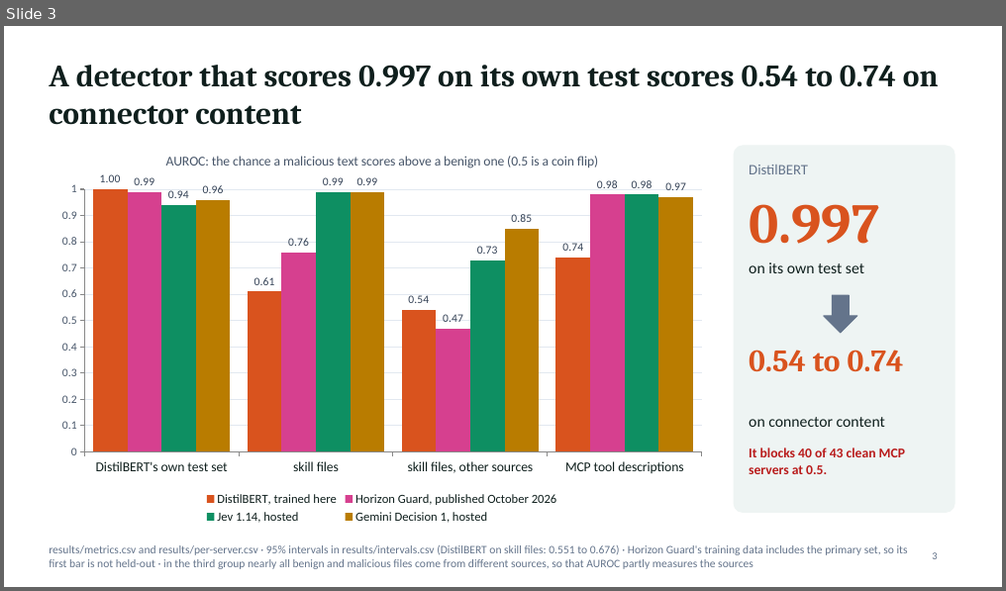
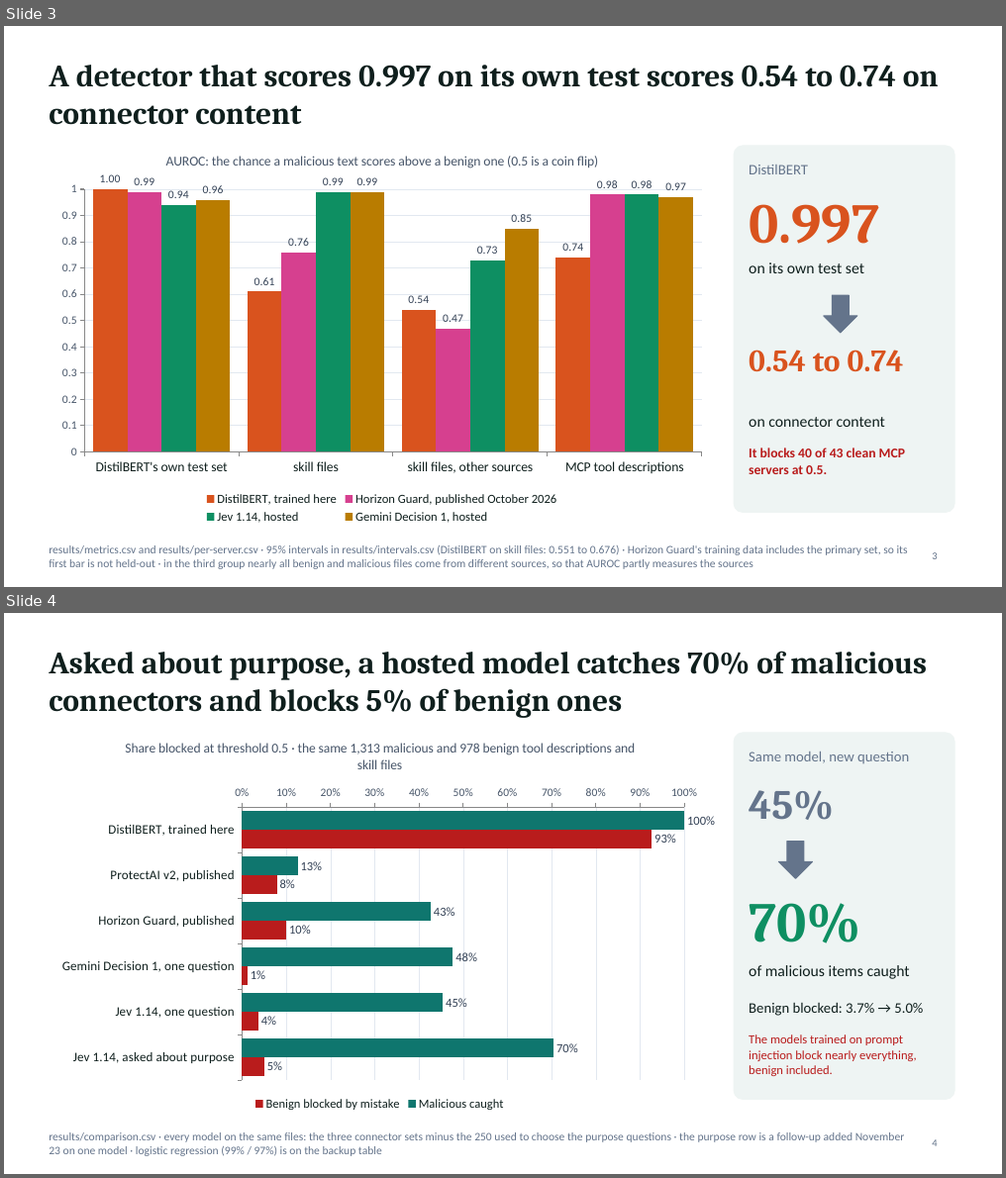
Before and after one commit to jonasneves/connector-gate, a slide deck: slides.pptx. Shown one above the other, each under a label of ours: slide 3 before the commit, slides 3 and 4 after it. The pictures are 1006x591 and 1006x1178 pixels, drawn with LibreOffice and Linux fonts; fonts in the diff are those of the drawing. Boxes give left, top, right and bottom in pixels: in the first picture for what was removed or moved away, otherwise in the second. Text is boxed around its words. In the diff, an @@ line names an element or a change of style, - is before the commit and + after.

```diff
--- a/slides.pptx
+++ b/slides.pptx
@@ slide 4 added at (x1=4, y1=613, x2=1002, y2=1174), background #FFFFFF @@
@@ title added at (x1=49, y1=651, x2=927, y2=718), 30 pt, text #0F1F1D, bold @@
+Asked about purpose, a hosted model catches 70% of malicious connectors and blocks 5% of benign ones
@@ bar chart added at (x1=49, y1=725, x2=715, y2=1115) @@
+title "Share blocked at threshold 0.5 · the same 1,313 malicious and 978 benign tool descriptions and skill files"
+categories: DistilBERT, trained here, ProtectAI v2, published, Horizon Guard, published, Gemini Decision 1, one question, Jev 1.14, one question, Jev 1.14, asked about purpose
+Malicious caught: 1, 0.13, 0.43, 0.48, 0.45, 0.7
+Benign blocked by mistake: 0.93, 0.08, 0.1, 0.01, 0.04, 0.05
@@ rounded rectangle added at (x1=734, y1=733, x2=954, y2=1100), fill #EEF4F3, outline #EEF4F3 1 pt @@
@@ text added at (x1=748, y1=752, x2=909, y2=763), 14 pt, text #64748B @@
+Same model, new question
@@ text added at (x1=748, y1=790, x2=834, y2=820), 40 pt, text #64748B, bold @@
+45%
@@ down arrow added at (x1=779, y1=842, x2=813, y2=878), fill #64748B, outline #64748B 1 pt @@
@@ text added at (x1=748, y1=903, x2=861, y2=944), 54 pt, text #0E8F62, bold @@
+70%
@@ text added at (x1=748, y1=965, x2=910, y2=979), 15 pt, text #0F1F1D @@
+of malicious items caught
@@ text added at (x1=748, y1=1002, x2=923, y2=1016), 14 pt, text #0F1F1D @@
+Benign blocked: 3.7% → 5.0%
@@ text added at (x1=748, y1=1035, x2=917, y2=1076), 12 pt, text #B91C1C @@
+The models trained on prompt injection block nearly everything, benign included.
@@ text added at (x1=49, y1=1133, x2=904, y2=1157), 11 pt, text #64748B @@
+results/comparison.csv · every model on the same files: the three connector sets minus the 250 used to choose the purpose questions · the purpose row is a follow-up added November 23 on one model · logistic regression (99% / 97%) is on the backup table
@@ page number added at (x1=932, y1=1140, x2=937, y2=1147), 10 pt, text #64748B @@
+4
```
Also in this commit, not shown: 5 slides changed, 1 other slide added, 10 other files.
